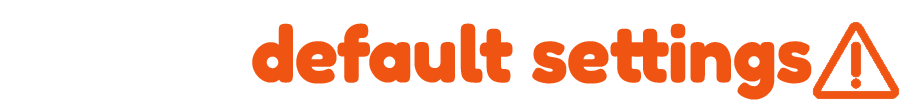
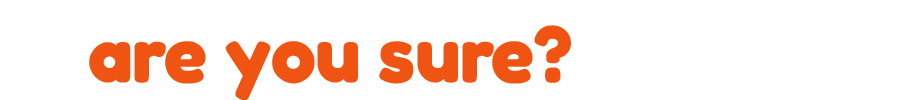
Layered file, before and after one edit (w=900, h=100). Changes by layer:
hid "Layer 1" over [812, 21, 900, 100]
added layer "are you sure?" above "reset story progress" over [89, 25, 571, 100]
hid "default settings" over [252, 23, 812, 100]
